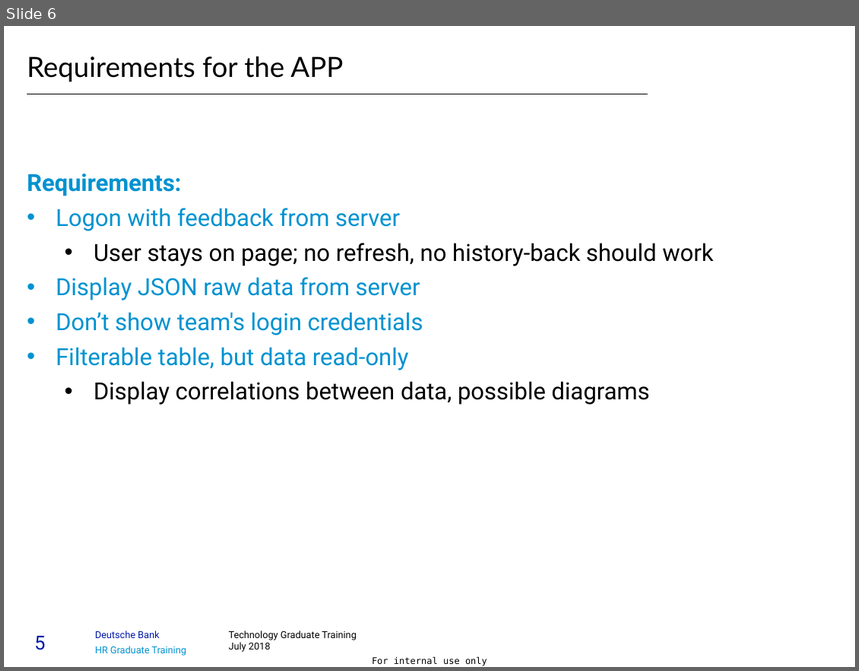
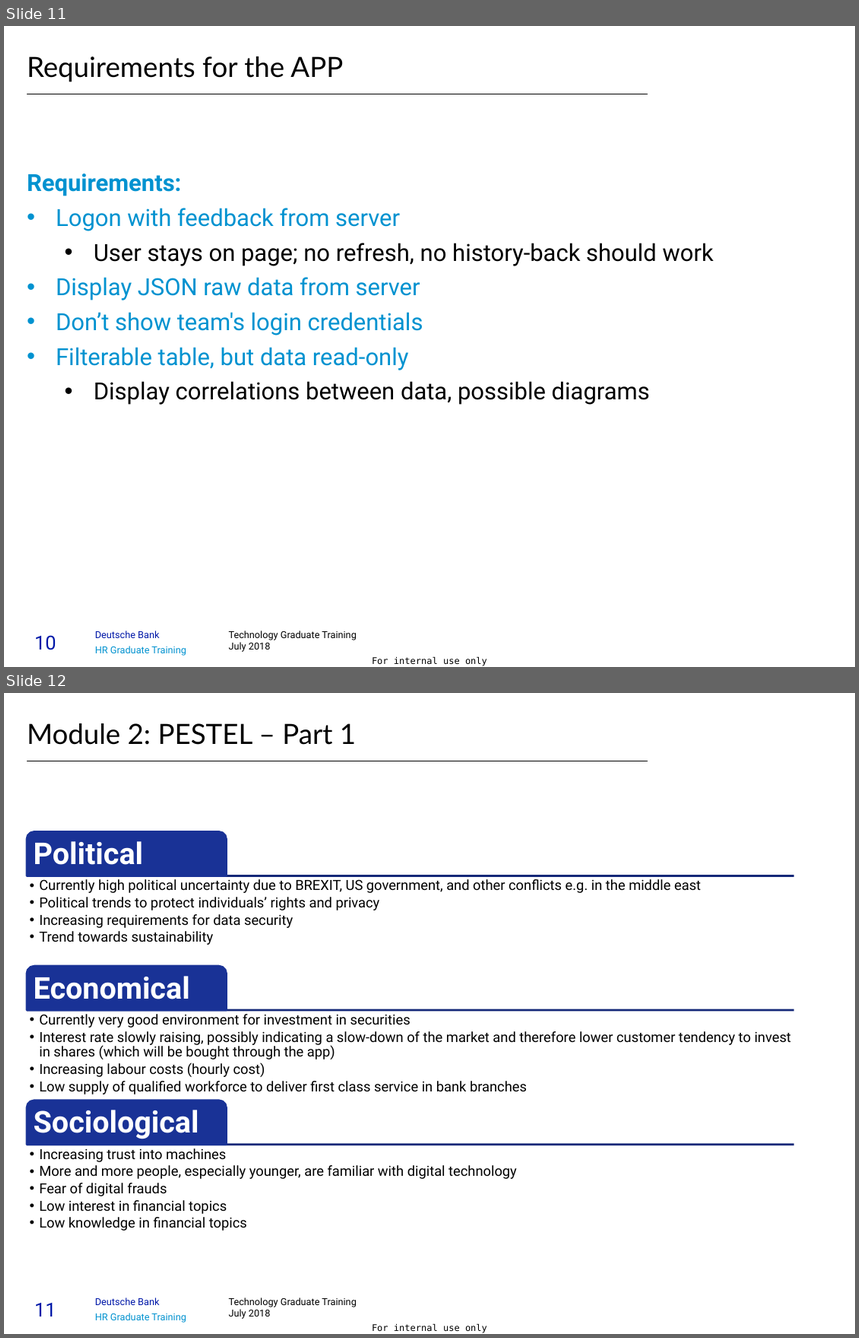
Before and after one commit to timurbaev1996/case_study, a slide deck: business/FinalPresentationGroupC1_1.pptx. Shown one above the other, each under a label of ours: slide 6 before the commit, slides 11 and 12 after it. The pictures are 859x671 and 859x1338 pixels, drawn with LibreOffice and Linux fonts; fonts in the diff are those of the drawing. Boxes give left, top, right and bottom in pixels: in the first picture for what was removed or moved away, otherwise in the second. Text is boxed around its words. In the diff, an @@ line names an element or a change of style, - is before the commit and + after.

```diff
--- a/business/FinalPresentationGroupC1_1.pptx
+++ b/business/FinalPresentationGroupC1_1.pptx
@@ slide 12 added at [4,693,855,1334], background #FFFFFF; not listed: 5 template elements that a slide beside it also shows @@
@@ title added at [27,723,356,745], 26 pt, text #000000 @@
+Module 2: PESTEL – Part 1
@@ line added from (27, 761) to (648, 761), #000000 1 pt @@
@@ group added at [27,832,794,1230]: 6 texts, 3 lines, 3 round same rects @@
+Political
+  •• Currently high political uncertainty due to BREXIT, US government, and other conflicts e.g. in the middle east
+  •• Political trends to protect individuals’ rights and privacy
+  •• Increasing requirements for data security
+  •• Trend towards sustainability
+Economical
+  •• Currently very good environment for investment in securities
+  •• Interest rate slowly raising, possibly indicating a slow-down of the market and therefore lower customer tendency to invest in shares (which will be bought through the app)
+  •• Increasing labour costs (hourly cost)
+  •• Low supply of qualified workforce to deliver first class service in bank branches
+Sociological
+  •• Increasing trust into machines
+  •• More and more people, especially younger, are familiar with digital technology
+  •• Fear of digital frauds
+  •• Low interest in financial topics
+  •• Low knowledge in financial topics
@@ what was slide 6 is now slide 11 @@
@@ page number at [34,635,56,650]: text changed @@
-5
+10
```
Also in this commit, not shown: 6 slides changed, 10 other slides added, 2 slides removed, 3 other files.
